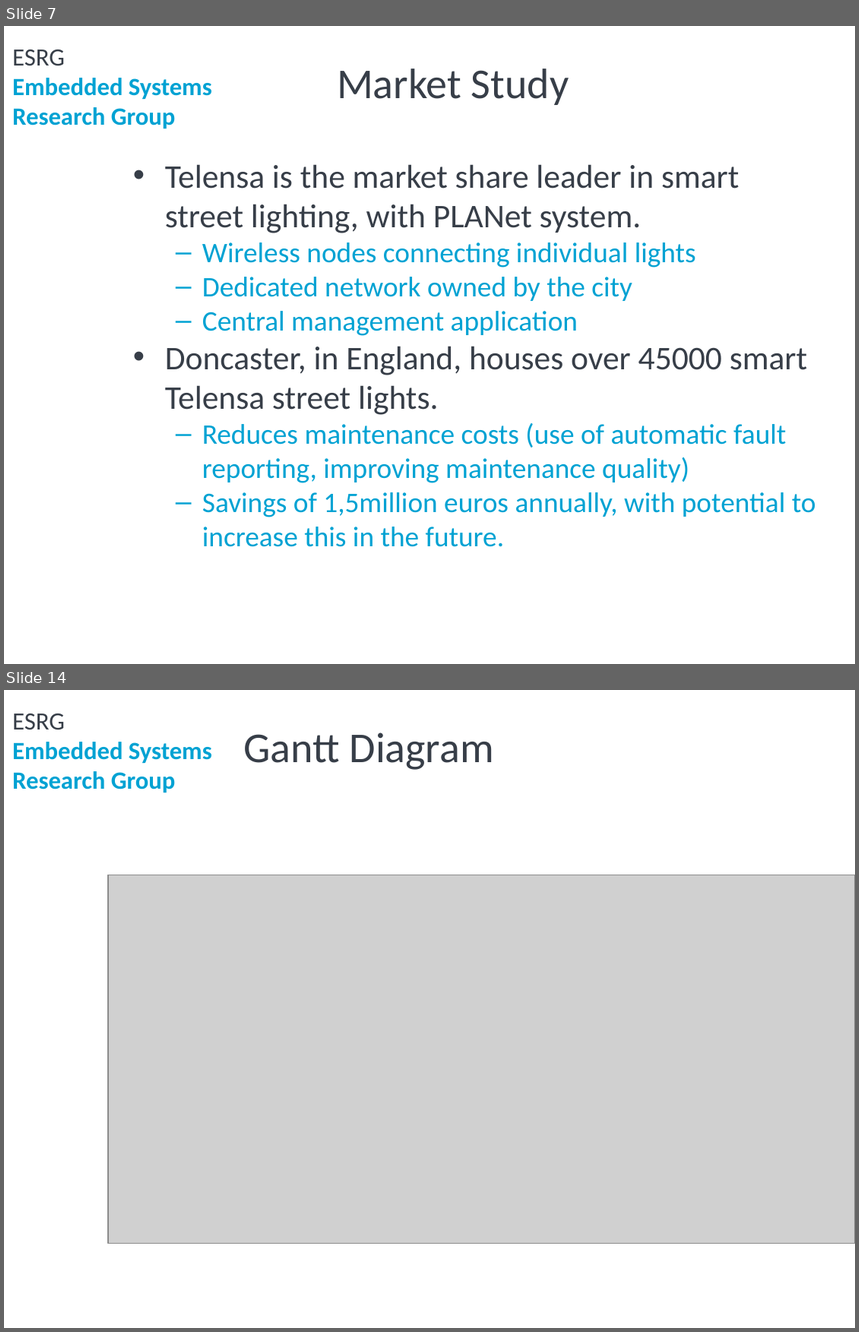
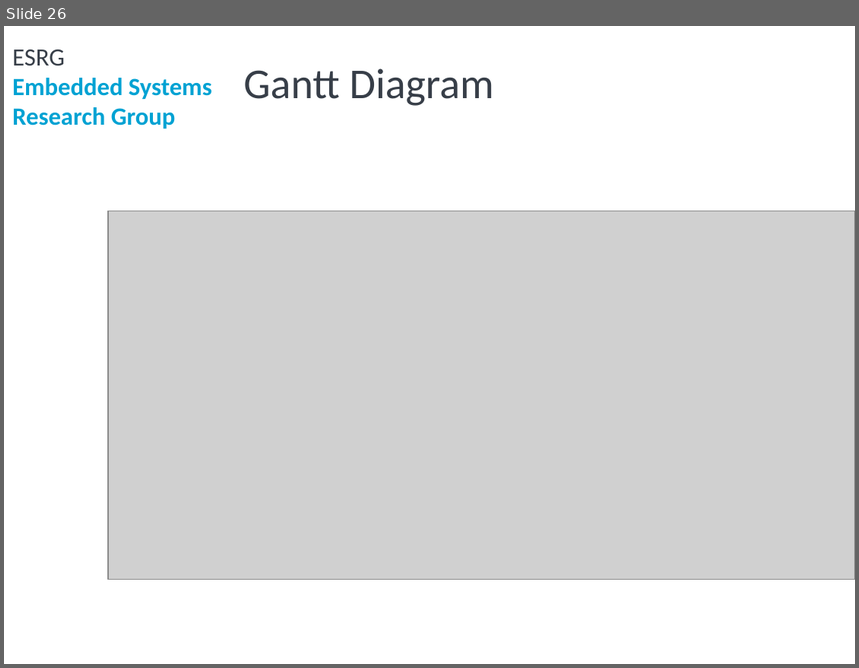
Before and after one commit to ESRGgroup9/slipad, a slide deck: project/group9.pptx. Shown one above the other, each under a label of ours: slides 7 and 14 before the commit, slide 26 after it; the slides between them are not shown. The pictures are 859x1332 and 859x668 pixels, drawn with LibreOffice and Linux fonts; fonts in the diff are those of the drawing; grey boxes stand for pictures; background and template pictures are left out. Boxes give left, top, right and bottom in pixels: in the first picture for what was removed or moved away, otherwise in the second. Text is boxed around its words. In the diff, an @@ line names an element or a change of style, - is before the commit and + after.

```diff
--- a/project/group9.pptx
+++ b/project/group9.pptx
@@ slide 7 removed at (x1=4, y1=26, x2=855, y2=664), background #FFFFFF; not listed: 2 template elements that a slide beside it also shows @@
@@ title removed at (x1=337, y1=69, x2=569, y2=105) @@
-Market Study
@@ text removed at (x1=165, y1=164, x2=816, y2=547) @@
-• Telensa is the market share leader in smart street lighting, with PLANet system.
-  – Wireless nodes connecting individual lights
-  – Dedicated network owned by the city
-  – Central management application
-• Doncaster, in England, houses over 45000 smart Telensa street lights.
-  – Reduces maintenance costs (use of automatic fault reporting, improving maintenance quality)
-  – Savings of 1,5million euros annually, with potential to increase this in the future.
@@ what was slide 14 is now slide 26 @@
```
Also in this commit, not shown: 7 slides changed, 18 slides added, 5 other slides removed, 1 other file.
